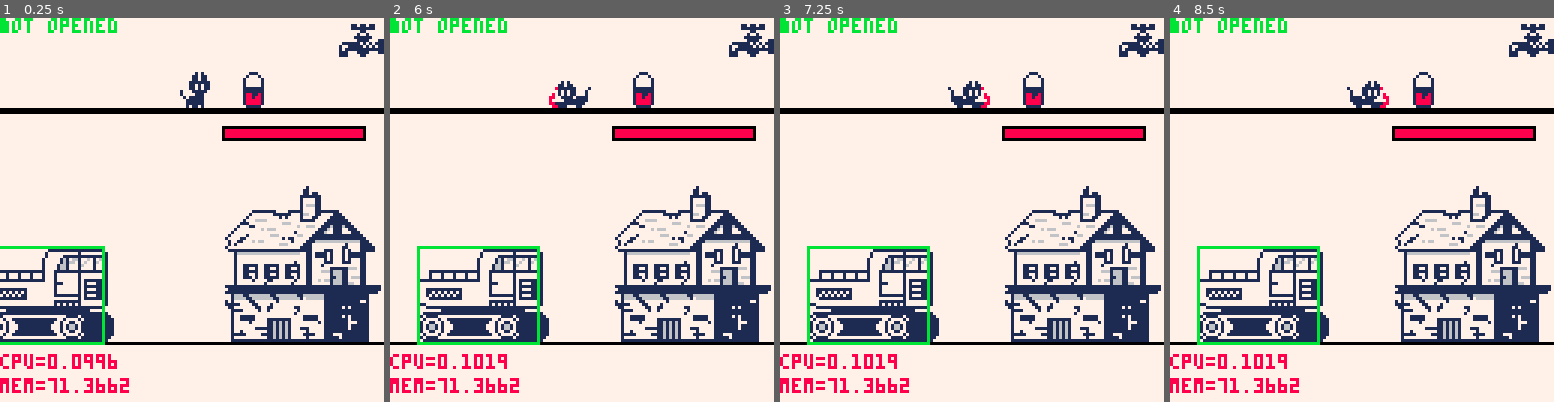
Above: before the commit, frames 1-4 (left to right).
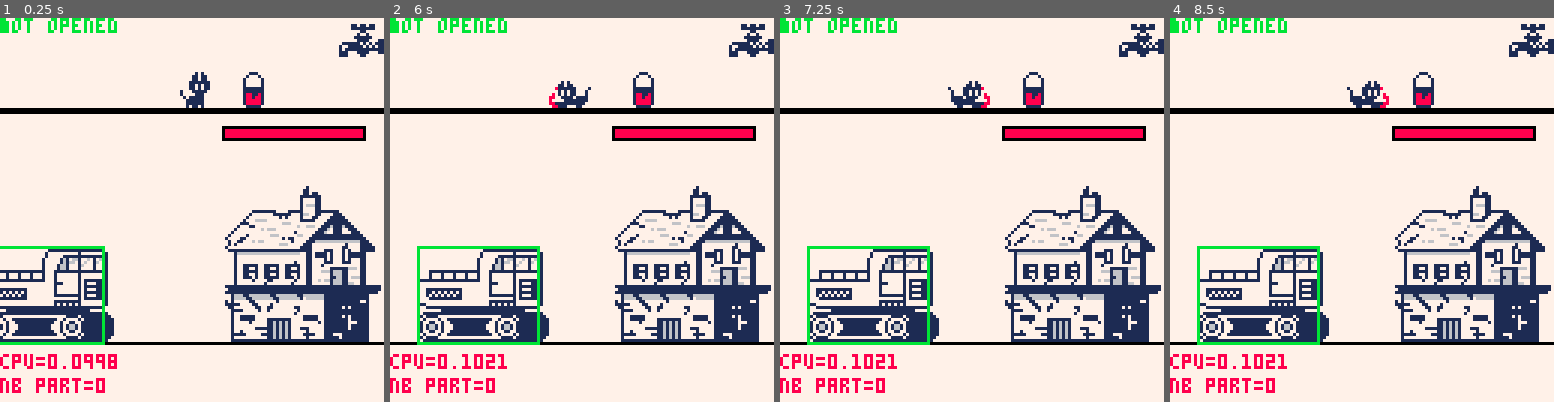
Above: after the commit, the same moments.

Repository: Arche-san/retrocat
Game: PICO-8 cartridge retrocat.p8
Same seed, same stepped clock (60 frames per second), same inputs: the game is played once before the commit and once after it.
Inputs:
- Up to frame 1 (0.25 s): no input
- Up to frame 2 (6 s): tap X (X key) at 0.33, 1.07, 1.85, 2.97, 4.08, 5.2 s; tap O (Z key) at 0.7, 1.7, 2.1, 2.5, 2.9, 3.3, 3.7, 4.1, 4.5, 4.9, 5.3, 5.7 s; hold Right 1.6-2.1 s; hold Right 2.47-3.03 s; hold Left 3.08-3.58 s; hold Right 4.02-4.68 s; hold Left 5.08-5.68 s
- Up to frame 3 (7.25 s): hold Right 6.08-6.58 s; tap O (Z key) at 6.1, 6.5, 6.9 s; tap X (X key) at 6.32 s; hold Right 6.63-7.13 s
- Up to frame 4 (8.5 s): tap O (Z key) at 7.3, 7.7, 8.1 s; tap X (X key) at 7.43 s; hold Right 7.5-8.07 s; hold Left from 8.12 s (still down)

The runs differ from the first frame. In frame 1, 0.5% of the frame differs, in the area x 0-34%, y 87-98%; in frame 2, 0.6%; in frame 3, 0.6%; in frame 4, 0.6%.

Commit message:
Added particles system

Diff:
--- a/retrocat.p8
+++ b/retrocat.p8
@@ -26,6 +26,8 @@
 building_life_max = 100
 
 paint_surface_bonus = 0.02
+
+particles = {}
 
 function _init()
  --rock_create(20,scaffolding_y)
@@ -36,6 +38,7 @@
  painttap = painttap_init();
 end
 
+local key = false
 function _update60()
  building_update(building)
  cat_update(cat)
@@ -57,8 +60,10 @@
  bucket_draw(bucket)
  foreach(paintbullets_arr, paintbullet_draw)
  foreach(rocks_arr, rock_draw)
+ foreach(particles, draw_particle)
  print("cpu=".. stat(1), 0, 112)
- print("mem=".. stat(0), 0, 120)
+ --print("mem=".. stat(0), 0, 120)
+ print("nb part="..#particles, 0, 120)
 end
 
 -->8
@@ -534,8 +539,9 @@
 end
 
 function paintbullet_update(p)
- p.y += 1
+ p.y += 1.5
  if collide_with_building(p.x, p.y) then
+  add_splash(p.x,p.y)
   building_paint(building, paint_surface_bonus)
   paintbullet_destroy(p)
  elseif collide_with_demolisher(demolisher, p.x, p.y) then
@@ -604,6 +610,48 @@
  p.opened = false
 end
 
+function add_particle(x,y,vx,vy,r,c,g,gr,f)
+ local part = {}
+ part.x = x
+ part.y = y
+ part.vx = vx
+ part.vy = vy
+ part.col = c
+ part.radius = r
+ part.gravity = g
+ part.ground = gr
+ part.frame = f
+ if(f == nil) part.frame = 60
+ add(particles, part)
+end
+
+function add_splash(x,y)
+ local nb = rnd(3)+5
+ for i=1,nb do
+  add_particle(x,y,
+   rnd(1)-0.5,
+   rnd(1)-3,
+   rnd(1)+3,8,0.2,
+   108,50)
+ end
+end
+
+function draw_particle(p)
+ circfill(p.x,p.y,p.radius,p.col)
+ p.x += p.vx
+ p.y += p.vy
+ if(p.ground != nil and
+    p.y+p.radius > p.ground) then
+  p.y = p.ground - p.radius
+ end
+ if(p.gravity != nil and
+    p.vy < 2) then
+  p.vy += p.gravity
+ end
+ p.radius = p.radius / 1.025
+ p.frame -= 1
+ if(p.frame <= 0) del(particles,p)
+end
 -->8
 -- background
 function bg_draw()
